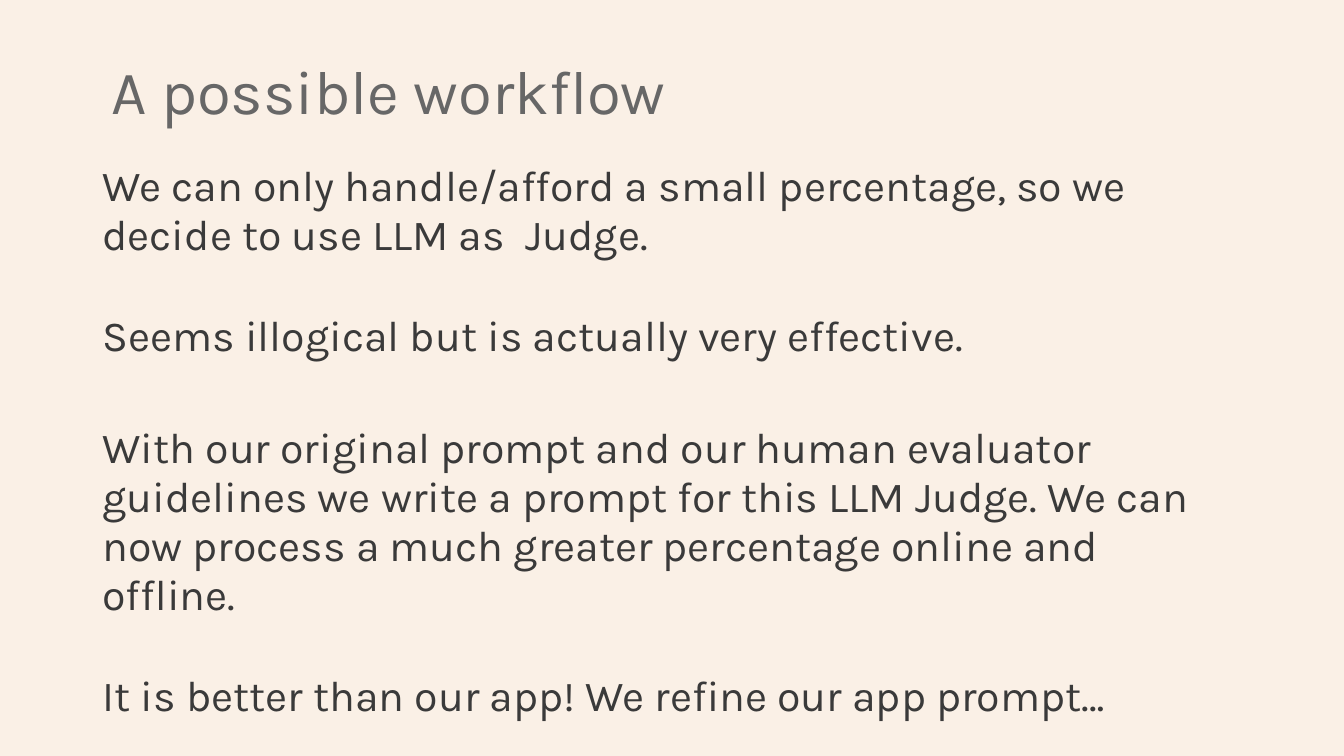
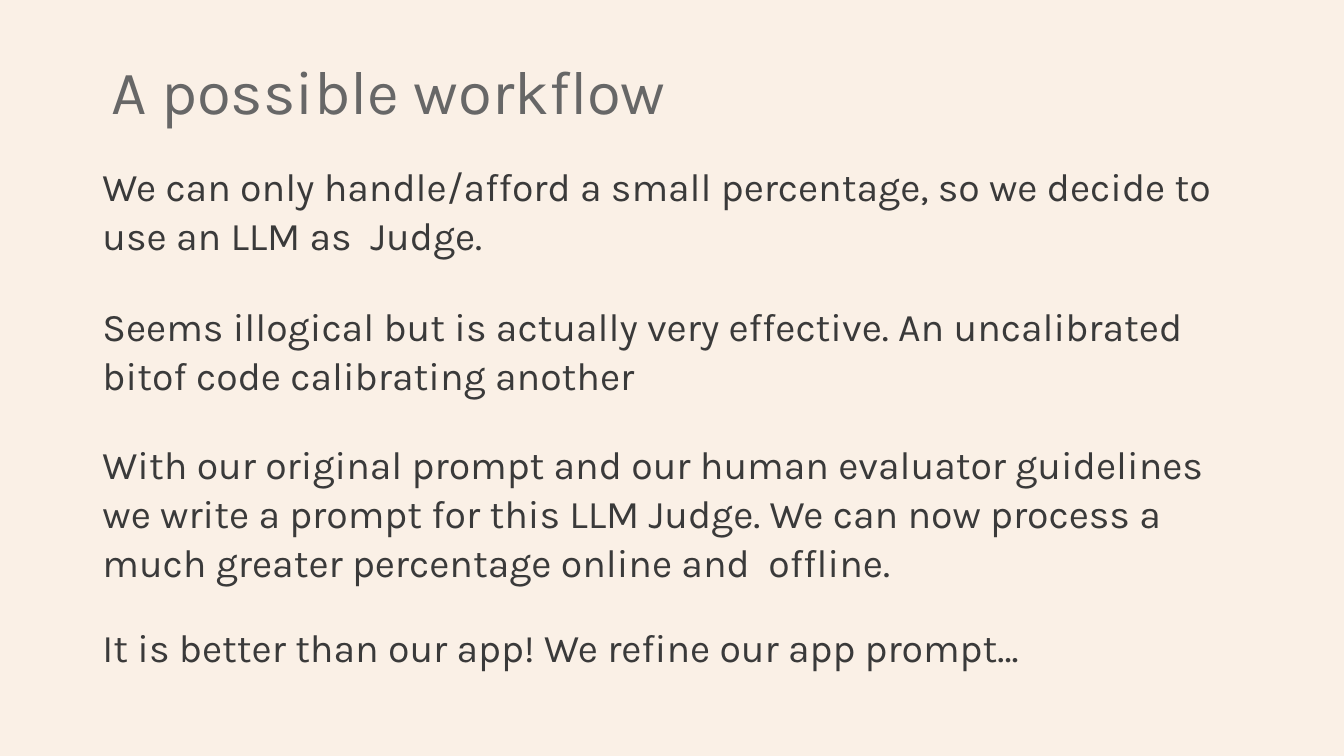
Before and after one commit to Python-Test-Engineer/eval-framework, a slide deck: slide 20 of PYDATA_SOUTHAMPTON_16SEP2025.pptx. Drawn at 1344x756 pixels with LibreOffice and Linux fonts; fonts in the diff are those of the drawing. Boxes give left, top, right and bottom in pixels: in the first picture for what was removed or moved away, otherwise in the second. Text is boxed around its words. In the diff, an @@ line names an element or a change of style, - is before the commit and + after.

```diff
--- a/PYDATA_SOUTHAMPTON_16SEP2025.pptx
+++ b/PYDATA_SOUTHAMPTON_16SEP2025.pptx
@@ text at (x1=102, y1=172, x2=1211, y2=400): text changed; size 30.6 to 28 pt @@
-We can only handle/afford a small percentage, so we decide to use LLM as Judge.
-Seems illogical but is actually very effective.
+We can only handle/afford a small percentage, so we decide to use an LLM as Judge.
+Seems illogical but is actually very effective. An uncalibrated bitof code calibrating another
@@ text at (x1=102, y1=452, x2=1203, y2=672): size 30.6 to 28 pt in "With our original prompt and our human ...", "It is better than our app! We ..."; line spacing 0.7 to 0.9 @@
```
Also in this commit, not shown: 8 other slides changed, 1 other file.
